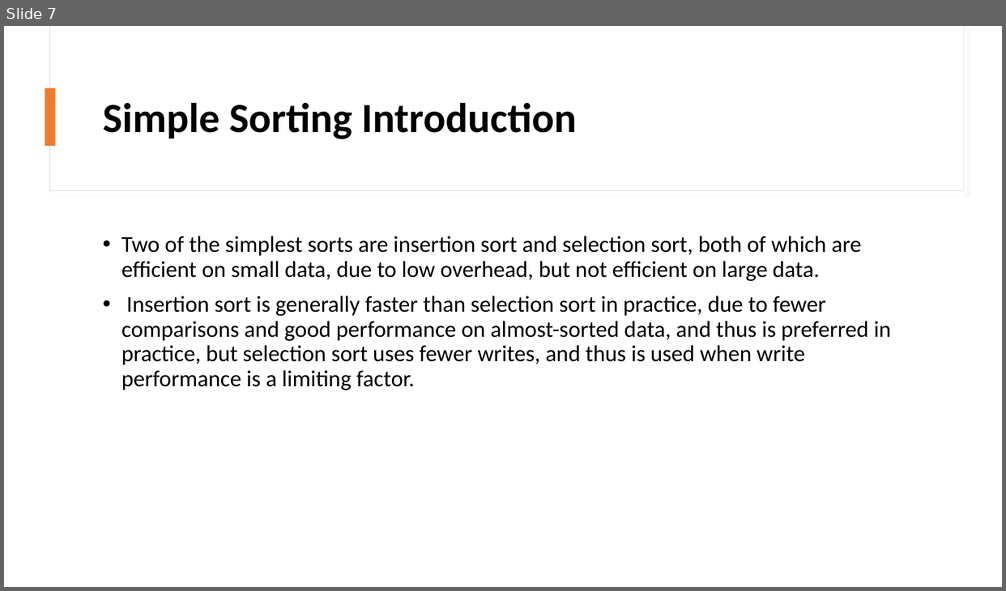
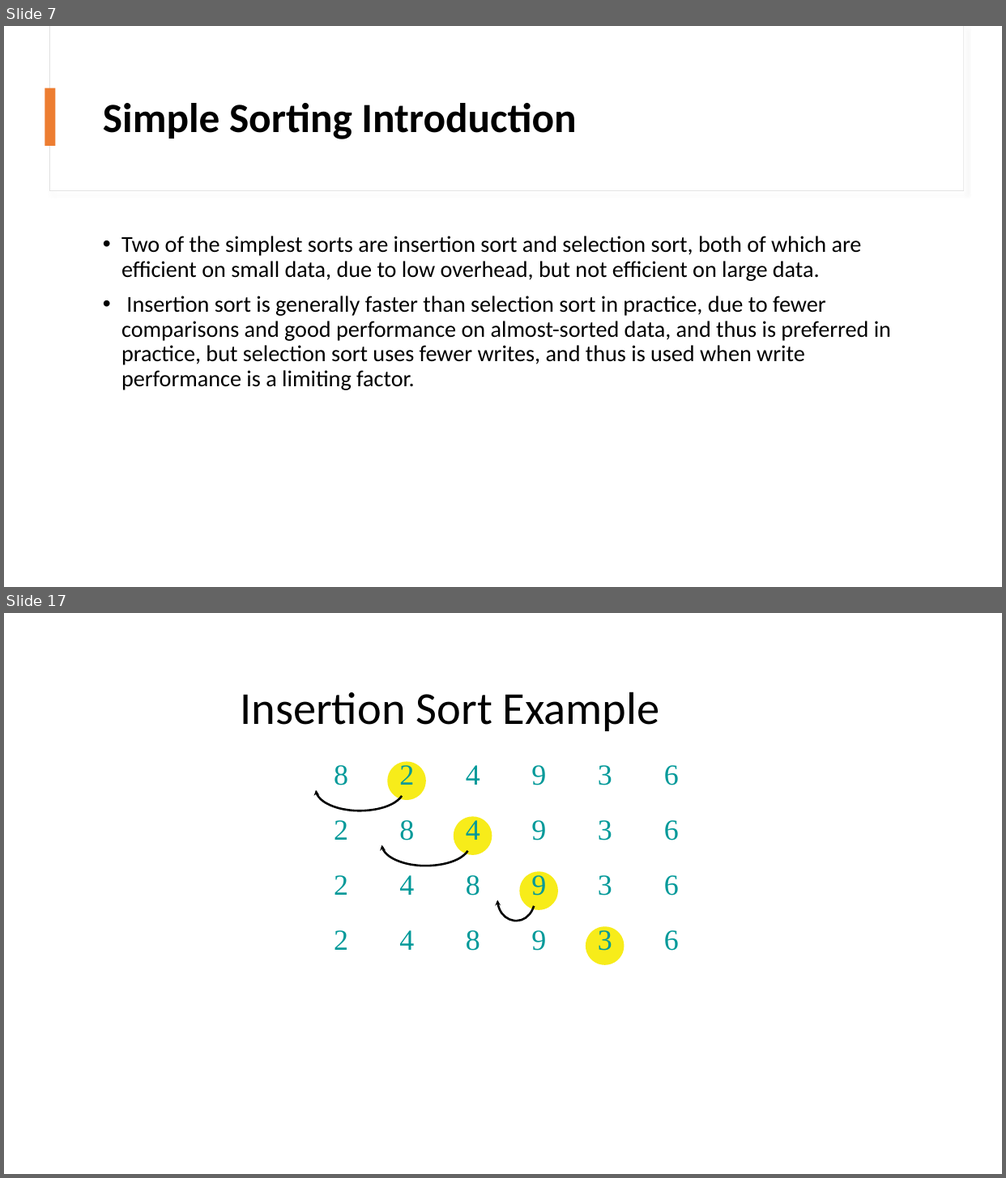
Before and after one commit to mohammednabwy/PowerPointTranslation, a slide deck: Files/DataStructureAndAlgorthimDesign.pptx. Shown one above the other, each under a label of ours: slide 7 before the commit, slides 7 and 17 after it; the slides between them are not shown. The pictures are 1006x591 and 1006x1178 pixels, drawn with LibreOffice and Linux fonts; fonts in the diff are those of the drawing. Boxes give left, top, right and bottom in pixels: in the first picture for what was removed or moved away, otherwise in the second. Text is boxed around its words. In the diff, an @@ line names an element or a change of style, - is before the commit and + after.

```diff
--- a/Files/DataStructureAndAlgorthimDesign.pptx
+++ b/Files/DataStructureAndAlgorthimDesign.pptx
@@ slide 17 added at <box>4,613,1002,1174</box>, background #FFFFFF @@
@@ title added at <box>240,692,660,731</box>, 44 pt, text #000000 @@
+Insertion Sort Example
@@ table added at <box>331,759,680,963</box>, 4 rows, 6 columns @@
+8 | 2 | 4 | 9 | 3 | 6
+2 | 8 | 4 | 9 | 3 | 6
+2 | 4 | 8 | 9 | 3 | 6
+2 | 4 | 8 | 9 | 3 | 6
@@ freeform shape added at <box>387,762,425,800</box>, fill #F7EC1A @@
@@ freeform shape added at <box>314,790,319,796</box>, fill #010202 @@
@@ freeform shape added at <box>316,792,403,811</box>, outline #010202 2 pt @@
@@ freeform shape added at <box>454,816,492,855</box>, fill #F7EC1A @@
@@ freeform shape added at <box>380,845,385,851</box>, fill #010202 @@
@@ freeform shape added at <box>382,847,468,866</box>, outline #010202 2 pt @@
@@ freeform shape added at <box>520,872,558,910</box>, fill #F7EC1A @@
@@ freeform shape added at <box>495,901,501,906</box>, fill #010202 @@
@@ freeform shape added at <box>497,902,534,921</box>, outline #010202 2 pt @@
@@ freeform shape added at <box>586,926,624,965</box>, fill #F7EC1A @@
```
Also in this commit, not shown: 32 other slides added, 5 other files.
